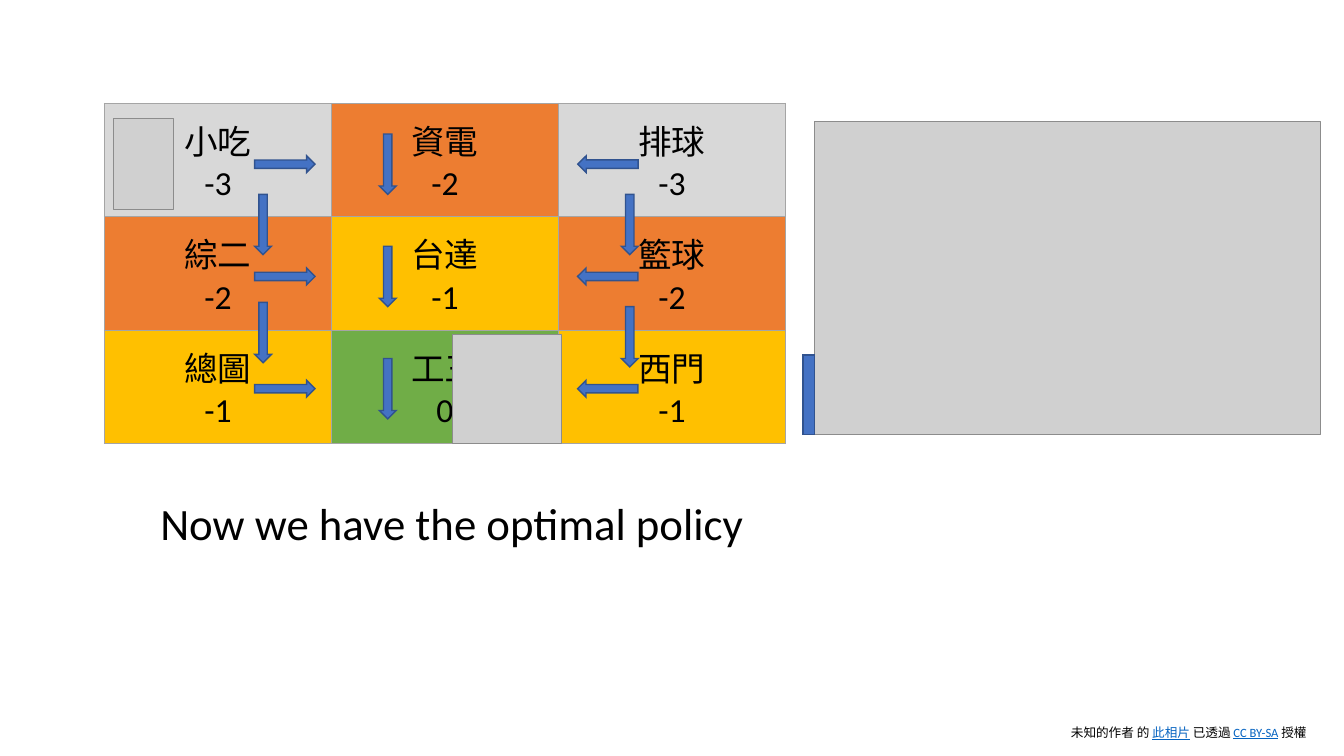
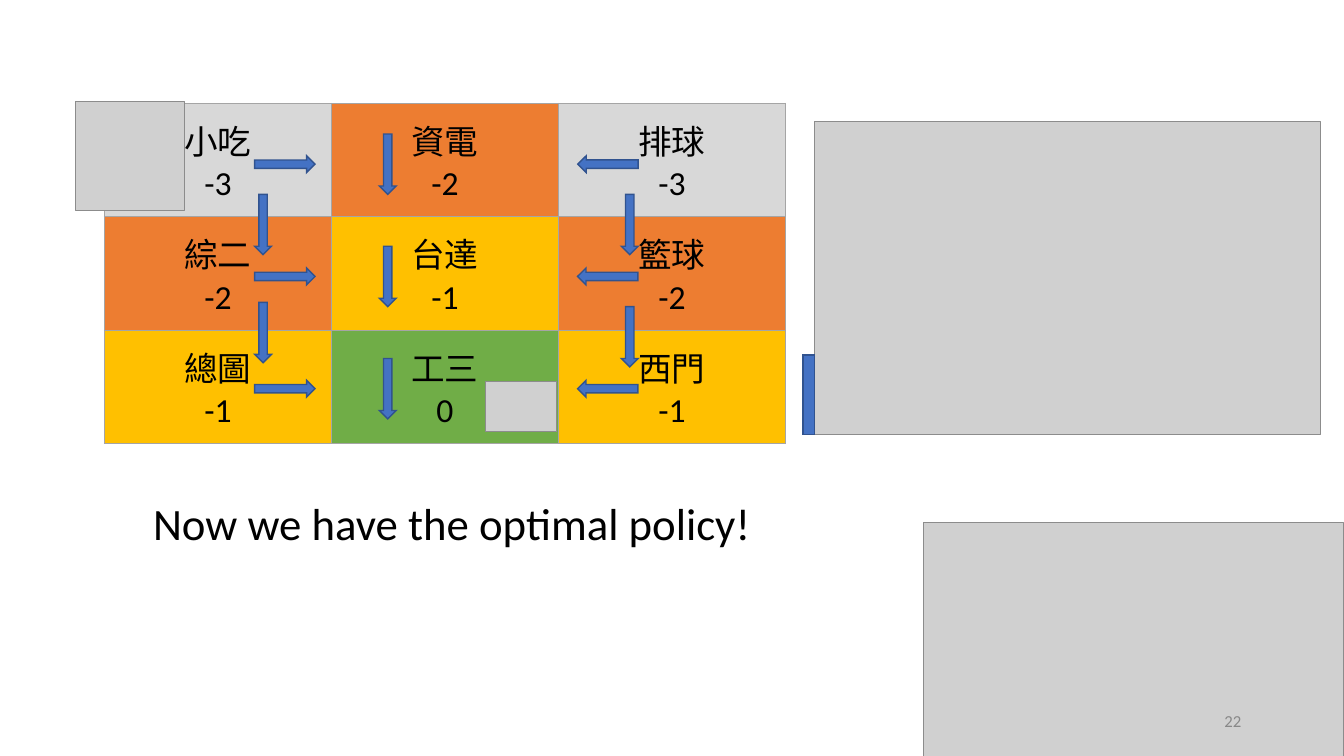
Before and after one commit to nthu-datalab/ml, a slide deck: slide 23 of labs/14_Q-Learning/14_Q-Learning_slide.pptx (slide 16 before the commit). Drawn at 1344x756 pixels with LibreOffice and Linux fonts; fonts in the diff are those of the drawing; grey boxes stand for pictures. Boxes give left, top, right and bottom in pixels: in the first picture for what was removed or moved away, otherwise in the second. Text is boxed around its words. In the diff, an @@ line names an element or a change of style, - is before the commit and + after.

```diff
--- a/labs/14_Q-Learning/14_Q-Learning_slide.pptx
+++ b/labs/14_Q-Learning/14_Q-Learning_slide.pptx
@@ picture added at [76, 102, 185, 211] @@
@@ table: place and size @@
-table at [105, 104, 785, 435]
+table at [105, 104, 785, 444]
@@ picture removed at [113, 119, 173, 210] @@
@@ picture removed at [453, 335, 562, 444] @@
@@ picture added at [486, 381, 558, 432] @@
@@ text at [153, 509, 750, 548]: text changed @@
-Now we have the optimal policy
+Now we have the optimal policy!
@@ picture added at [925, 523, 1344, 756] @@
@@ page number added at [1224, 716, 1241, 727], 12 pt, text #888888 @@
+22
@@ text removed at [1071, 726, 1306, 740] @@
-未知的作者 的 此相片 已透過 CC BY-SA 授權
```
Also in this commit, not shown: 33 other slides changed, 3 slides removed, 5 other files.
